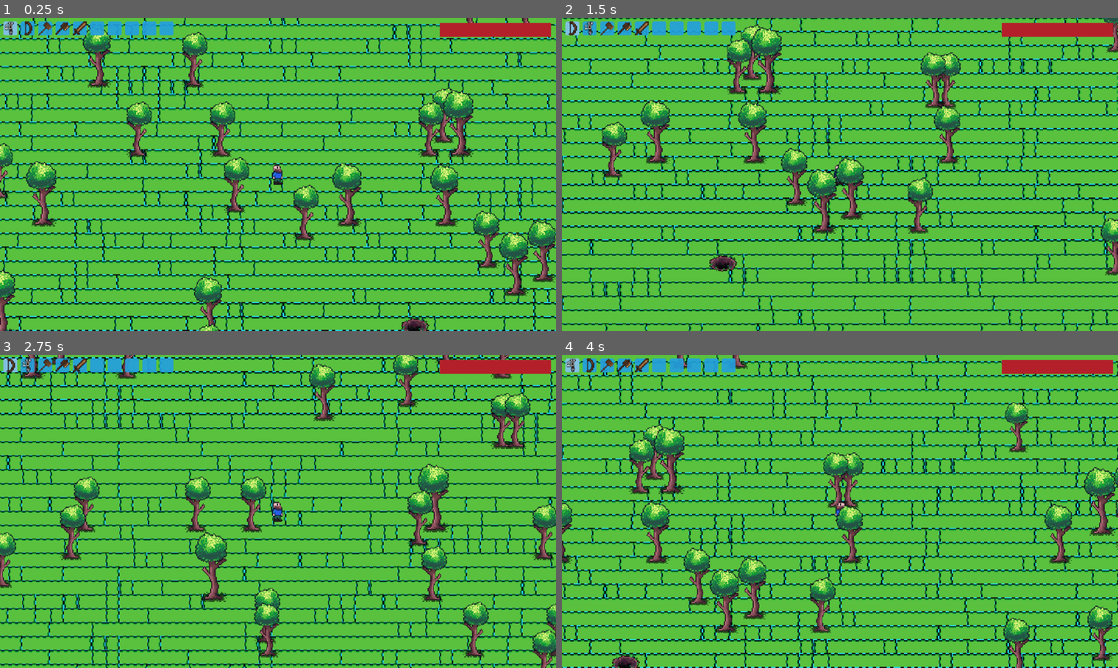
Above: before the commit, frames 1-4 (two rows, left to right).
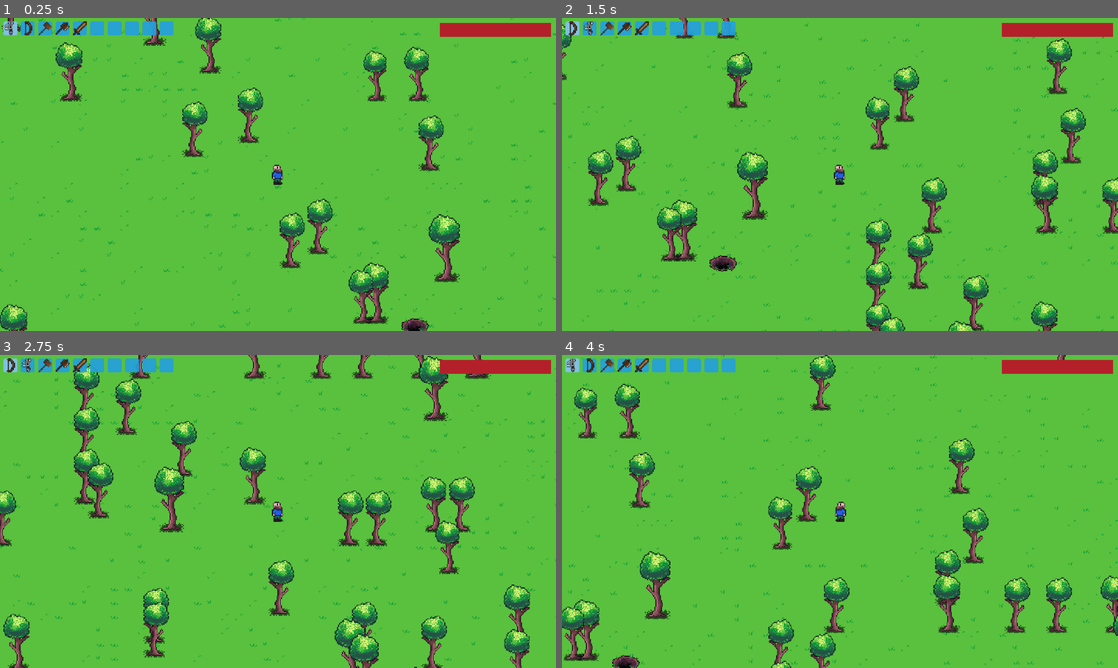
Above: after the commit, the same moments.

Repository: spsJakubSzydlowski/Evergrint
Game: Godot game, scene res://scenes/main.tscn
Same seed, same stepped clock (60 frames per second), same inputs: the game is played once before the commit and once after it.
Inputs (mouse positions are in pixels of both pictures, inside the frame that each line leads up to):
- Up to frame 1 (0.25 s): no input
- Up to frame 2 (1.5 s): tap Enter at 0.5 s; move the mouse to (573, 27) at 0.52 s; hold Right 0.53-1.28 s; tap A (a) at 0.6 s; click (573, 27) at 0.67 s; tap D (d) at 0.8, 1.35 s; move the mouse to (589, 27) at 1.27 s; hold Down from 1.28 s (still down); click (589, 27) at 1.42 s
- Up to frame 3 (2.75 s): tap S (s) at 1.55, 2.1 s; move the mouse to (11, 364) at 2.02 s; release Down at 2.03 s; hold Right from 2.03 s (still down); click (11, 364) at 2.17 s; tap W (w) at 2.3 s
- Up to frame 4 (4 s): move the mouse to (589, 364) at 2.77 s; release Right at 2.78 s; hold Up 2.78-3.53 s; tap W (w) at 2.85 s; click (589, 364) at 2.92 s; tap A (a) at 3.05, 3.6 s; move the mouse to (573, 364) at 3.52 s; hold Left from 3.53 s (still down); click (573, 364) at 3.67 s; tap D (d) at 3.8 s

The runs differ from the first frame. In frame 1, 34% of the frame differs, in the area x 0-100%, y 0-100%; in frame 2, 32%; in frame 3, 35%; in frame 4, 35%.

Commit message:
Update layer.tres

Diff:
--- a/scenes/layer.tres
+++ b/scenes/layer.tres
@@ -13,283 +13,448 @@
 0:0/0/terrains_peering_bit/bottom_right_corner = 0
 0:0/0/terrains_peering_bit/bottom_side = 0
 0:0/0/terrains_peering_bit/bottom_left_corner = 0
-0:0/0/terrains_peering_bit/left_side = 0
 0:0/0/terrains_peering_bit/top_left_corner = 0
-0:0/0/terrains_peering_bit/top_side = 0
 0:0/0/terrains_peering_bit/top_right_corner = 0
-0:0/0/custom_data_0 = true
-0:0/0/custom_data_1 = true
 1:0/0 = 0
 1:0/0/terrain_set = 0
 1:0/0/terrain = 0
-1:0/0/probability = 10.0
 1:0/0/terrains_peering_bit/right_side = 0
 1:0/0/terrains_peering_bit/bottom_right_corner = 0
 1:0/0/terrains_peering_bit/bottom_side = 0
 1:0/0/terrains_peering_bit/bottom_left_corner = 0
 1:0/0/terrains_peering_bit/left_side = 0
 1:0/0/terrains_peering_bit/top_left_corner = 0
-1:0/0/terrains_peering_bit/top_side = 0
 1:0/0/terrains_peering_bit/top_right_corner = 0
-1:0/0/custom_data_0 = true
-1:0/0/custom_data_1 = true
 2:0/0 = 0
 2:0/0/terrain_set = 0
 2:0/0/terrain = 0
-2:0/0/terrains_peering_bit/right_side = 0
 2:0/0/terrains_peering_bit/bottom_right_corner = 0
 2:0/0/terrains_peering_bit/bottom_side = 0
 2:0/0/terrains_peering_bit/bottom_left_corner = 0
 2:0/0/terrains_peering_bit/left_side = 0
 2:0/0/terrains_peering_bit/top_left_corner = 0
-2:0/0/terrains_peering_bit/top_side = 0
 2:0/0/terrains_peering_bit/top_right_corner = 0
-2:0/0/custom_data_0 = true
-2:0/0/custom_data_1 = true
 3:0/0 = 0
 3:0/0/terrain_set = 0
 3:0/0/terrain = 0
-3:0/0/terrains_peering_bit/right_side = 0
 3:0/0/terrains_peering_bit/bottom_right_corner = 0
 3:0/0/terrains_peering_bit/bottom_side = 0
 3:0/0/terrains_peering_bit/bottom_left_corner = 0
-3:0/0/terrains_peering_bit/left_side = 0
 3:0/0/terrains_peering_bit/top_left_corner = 0
-3:0/0/terrains_peering_bit/top_side = 0
 3:0/0/terrains_peering_bit/top_right_corner = 0
-3:0/0/custom_data_0 = true
-3:0/0/custom_data_1 = true
 4:0/0 = 0
+4:0/0/terrain_set = 0
+4:0/0/terrain = 0
+4:0/0/terrains_peering_bit/right_side = 0
+4:0/0/terrains_peering_bit/bottom_right_corner = 0
+4:0/0/terrains_peering_bit/bottom_left_corner = 0
+4:0/0/terrains_peering_bit/top_left_corner = 0
+4:0/0/terrains_peering_bit/top_right_corner = 0
 5:0/0 = 0
+5:0/0/terrain_set = 0
+5:0/0/terrain = 0
+5:0/0/terrains_peering_bit/right_side = 0
+5:0/0/terrains_peering_bit/bottom_right_corner = 0
+5:0/0/terrains_peering_bit/bottom_left_corner = 0
+5:0/0/terrains_peering_bit/left_side = 0
+5:0/0/terrains_peering_bit/top_left_corner = 0
+5:0/0/terrains_peering_bit/top_right_corner = 0
 0:1/0 = 0
+0:1/0/terrain_set = 0
+0:1/0/terrain = 0
+0:1/0/terrains_peering_bit/right_side = 0
+0:1/0/terrains_peering_bit/bottom_right_corner = 0
+0:1/0/terrains_peering_bit/bottom_side = 0
+0:1/0/terrains_peering_bit/bottom_left_corner = 0
+0:1/0/terrains_peering_bit/top_left_corner = 0
+0:1/0/terrains_peering_bit/top_side = 0
+0:1/0/terrains_peering_bit/top_right_corner = 0
 1:1/0 = 0
+1:1/0/terrain_set = 0
+1:1/0/terrain = 0
+1:1/0/terrains_peering_bit/bottom_right_corner = 0
+1:1/0/terrains_peering_bit/bottom_left_corner = 0
+1:1/0/terrains_peering_bit/top_left_corner = 0
+1:1/0/terrains_peering_bit/top_right_corner = 0
 2:1/0 = 0
+2:1/0/terrain_set = 0
+2:1/0/terrain = 0
+2:1/0/terrains_peering_bit/bottom_right_corner = 0
+2:1/0/terrains_peering_bit/bottom_side = 0
+2:1/0/terrains_peering_bit/bottom_left_corner = 0
+2:1/0/terrains_peering_bit/left_side = 0
+2:1/0/terrains_peering_bit/top_left_corner = 0
+2:1/0/terrains_peering_bit/top_side = 0
+2:1/0/terrains_peering_bit/top_right_corner = 0
 3:1/0 = 0
+3:1/0/terrain_set = 0
+3:1/0/terrain = 0
+3:1/0/terrains_peering_bit/bottom_right_corner = 0
+3:1/0/terrains_peering_bit/bottom_side = 0
+3:1/0/terrains_peering_bit/bottom_left_corner = 0
+3:1/0/terrains_peering_bit/top_left_corner = 0
+3:1/0/terrains_peering_bit/top_side = 0
+3:1/0/terrains_peering_bit/top_right_corner = 0
 4:1/0 = 0
+4:1/0/terrain_set = 0
+4:1/0/terrain = 0
+4:1/0/terrains_peering_bit/right_side = 0
+4:1/0/terrains_peering_bit/bottom_right_corner = 0
+4:1/0/terrains_peering_bit/bottom_side = 0
+4:1/0/terrains_peering_bit/bottom_left_corner = 0
+4:1/0/terrains_peering_bit/left_side = 0
+4:1/0/terrains_peering_bit/top_left_corner = 0
+4:1/0/terrains_peering_bit/top_side = 0
+4:1/0/terrains_peering_bit/top_right_corner = 0
 5:1/0 = 0
+5:1/0/terrain_set = 0
+5:1/0/terrain = 0
+5:1/0/probability = 10.0
+5:1/0/terrains_peering_bit/right_side = 0
+5:1/0/terrains_peering_bit/bottom_right_corner = 0
+5:1/0/terrains_peering_bit/bottom_side = 0
+5:1/0/terrains_peering_bit/bottom_left_corner = 0
+5:1/0/terrains_peering_bit/left_side = 0
+5:1/0/terrains_peering_bit/top_left_corner = 0
+5:1/0/terrains_peering_bit/top_side = 0
+5:1/0/terrains_peering_bit/top_right_corner = 0
 0:2/0 = 0
+0:2/0/terrain_set = 0
+0:2/0/terrain = 0
+0:2/0/terrains_peering_bit/right_side = 0
+0:2/0/terrains_peering_bit/bottom_right_corner = 0
+0:2/0/terrains_peering_bit/bottom_left_corner = 0
+0:2/0/terrains_peering_bit/top_left_corner = 0
+0:2/0/terrains_peering_bit/top_side = 0
+0:2/0/terrains_peering_bit/top_right_corner = 0
 1:2/0 = 0
 1:2/0/terrain_set = 0
 1:2/0/terrain = 0
 1:2/0/terrains_peering_bit/right_side = 0
 1:2/0/terrains_peering_bit/bottom_right_corner = 0
-1:2/0/terrains_peering_bit/bottom_side = 0
 1:2/0/terrains_peering_bit/bottom_left_corner = 0
+1:2/0/terrains_peering_bit/left_side = 0
 1:2/0/terrains_peering_bit/top_left_corner = 0
+1:2/0/terrains_peering_bit/top_side = 0
 1:2/0/terrains_peering_bit/top_right_corner = 0
-1:2/0/custom_data_0 = true
-1:2/0/custom_data_1 = true
 2:2/0 = 0
 2:2/0/terrain_set = 0
 2:2/0/terrain = 0
-2:2/0/terrains_peering_bit/right_side = 0
 2:2/0/terrains_peering_bit/bottom_right_corner = 0
-2:2/0/terrains_peering_bit/bottom_side = 0
 2:2/0/terrains_peering_bit/bottom_left_corner = 0
 2:2/0/terrains_peering_bit/left_side = 0
 2:2/0/terrains_peering_bit/top_left_corner = 0
+2:2/0/terrains_peering_bit/top_side = 0
 2:2/0/terrains_peering_bit/top_right_corner = 0
-2:2/0/custom_data_0 = true
-2:2/0/custom_data_1 = true
 3:2/0 = 0
 3:2/0/terrain_set = 0
 3:2/0/terrain = 0
 3:2/0/terrains_peering_bit/bottom_right_corner = 0
-3:2/0/terrains_peering_bit/bottom_side = 0
 3:2/0/terrains_peering_bit/bottom_left_corner = 0
-3:2/0/terrains_peering_bit/left_side = 0
 3:2/0/terrains_peering_bit/top_left_corner = 0
+3:2/0/terrains_peering_bit/top_side = 0
 3:2/0/terrains_peering_bit/top_right_corner = 0
-3:2/0/custom_data_0 = true
-3:2/0/custom_data_1 = true
 4:2/0 = 0
 4:2/0/terrain_set = 0
 4:2/0/terrain = 0
 4:2/0/terrains_peering_bit/right_side = 0
 4:2/0/terrains_peering_bit/bottom_right_corner = 0
+4:2/0/terrains_peering_bit/bottom_side = 0
 4:2/0/terrains_peering_bit/bottom_left_corner = 0
+4:2/0/terrains_peering_bit/left_side = 0
 4:2/0/terrains_peering_bit/top_left_corner = 0
 4:2/0/terrains_peering_bit/top_side = 0
 4:2/0/terrains_peering_bit/top_right_corner = 0
-4:2/0/custom_data_0 = true
-4:2/0/custom_data_1 = true
 5:2/0 = 0
 5:2/0/terrain_set = 0
-5:2/0/terrain = 0
-5:2/0/terrains_peering_bit/right_side = 0
-5:2/0/terrains_peering_bit/bottom_right_corner = 0
-5:2/0/terrains_peering_bit/bottom_left_corner = 0
-5:2/0/terrains_peering_bit/left_side = 0
-5:2/0/terrains_peering_bit/top_left_corner = 0
-5:2/0/terrains_peering_bit/top_side = 0
-5:2/0/terrains_peering_bit/top_right_corner = 0
+5:2/0/terrain = 2
+5:2/0/probability = 10.0
+5:2/0/terrains_peering_bit/right_side = 2
+5:2/0/terrains_peering_bit/bottom_right_corner = 2
+5:2/0/terrains_peering_bit/bottom_side = 2
+5:2/0/terrains_peering_bit/bottom_left_corner = 2
+5:2/0/terrains_peering_bit/left_side = 2
+5:2/0/terrains_peering_bit/top_left_corner = 2
+5:2/0/terrains_peering_bit/top_side = 2
+5:2/0/terrains_peering_bit/top_right_corner = 2
 5:2/0/custom_data_0 = true
-5:2/0/custom_data_1 = true
 6:2/0 = 0
 6:2/0/terrain_set = 0
-6:2/0/terrain = 0
-6:2/0/terrains_peering_bit/bottom_right_corner = 0
-6:2/0/terrains_peering_bit/bottom_left_corner = 0
-6:2/0/terrains_peering_bit/left_side = 0
-6:2/0/terrains_peering_bit/top_left_corner = 0
-6:2/0/terrains_peering_bit/top_side = 0
-6:2/0/terrains_peering_bit/top_right_corner = 0
+6:2/0/terrain = 2
+6:2/0/terrains_peering_bit/right_side = 2
+6:2/0/terrains_peering_bit/bottom_right_corner = 2
+6:2/0/terrains_peering_bit/bottom_side = 2
+6:2/0/terrains_peering_bit/bottom_left_corner = 2
+6:2/0/terrains_peering_bit/left_side = 2
+6:2/0/terrains_peering_bit/top_left_corner = 2
+6:2/0/terrains_peering_bit/top_side = 2
+6:2/0/terrains_peering_bit/top_right_corner = 2
 6:2/0/custom_data_0 = true
-6:2/0/custom_data_1 = true
 1:3/0 = 0
 1:3/0/terrain_set = 0
-1:3/0/terrain = 0
-1:3/0/terrains_peering_bit/right_side = 0
-1:3/0/terrains_peering_bit/bottom_right_corner = 0
-1:3/0/terrains_peering_bit/bottom_side = 0
-1:3/0/terrains_peering_bit/bottom_left_corner = 0
-1:3/0/terrains_peering_bit/top_left_corner = 0
-1:3/0/terrains_peering_bit/top_side = 0
-1:3/0/terrains_peering_bit/top_right_corner = 0
-1:3/0/custom_data_0 = true
-1:3/0/custom_data_1 = true
+1:3/0/terrain = 1
+1:3/0/terrains_peering_bit/right_side = 1
+1:3/0/terrains_peering_bit/bottom_right_corner = 1
+1:3/0/terrains_peering_bit/bottom_side = 1
+1:3/0/terrains_peering_bit/bottom_left_corner = 1
+1:3/0/terrains_peering_bit/left_side = 1
+1:3/0/terrains_peering_bit/top_left_corner = 1
+1:3/0/terrains_peering_bit/top_right_corner = 1
 2:3/0 = 0
 2:3/0/terrain_set = 0
-2:3/0/terrain = 0
-2:3/0/terrains_peering_bit/bottom_right_corner = 0
-2:3/0/terrains_peering_bit/bottom_left_corner = 0
-2:3/0/terrains_peering_bit/top_left_corner = 0
-2:3/0/terrains_peering_bit/top_right_corner = 0
-2:3/0/custom_data_0 = true
-2:3/0/custom_data_1 = true
+2:3/0/terrain = 1
+2:3/0/terrains_peering_bit/bottom_right_corner = 1
+2:3/0/terrains_peering_bit/bottom_side = 1
+2:3/0/terrains_peering_bit/bottom_left_corner = 1
+2:3/0/terrains_peering_bit/left_side = 1
+2:3/0/terrains_peering_bit/top_left_corner = 1
+2:3/0/terrains_peering_bit/top_right_corner = 1
 3:3/0 = 0
 3:3/0/terrain_set = 0
-3:3/0/terrain = 0
-3:3/0/terrains_peering_bit/bottom_right_corner = 0
-3:3/0/terrains_peering_bit/bottom_side = 0
-3:3/0/terrains_peering_bit/bottom_left_corner = 0
-3:3/0/terrains_peering_bit/left_side = 0
-3:3/0/terrains_peering_bit/top_left_corner = 0
-3:3/0/terrains_peering_bit/top_side = 0
-3:3/0/terrains_peering_bit/top_right_corner = 0
-3:3/0/custom_data_0 = true
-3:3/0/custom_data_1 = true
+3:3/0/terrain = 1
+3:3/0/terrains_peering_bit/bottom_right_corner = 1
+3:3/0/terrains_peering_bit/bottom_side = 1
+3:3/0/terrains_peering_bit/bottom_left_corner = 1
+3:3/0/terrains_peering_bit/top_left_corner = 1
+3:3/0/terrains_peering_bit/top_right_corner = 1
 4:3/0 = 0
 4:3/0/terrain_set = 0
-4:3/0/terrain = 0
-4:3/0/terrains_peering_bit/bottom_right_corner = 0
-4:3/0/terrains_peering_bit/bottom_side = 0
-4:3/0/terrains_peering_bit/bottom_left_corner = 0
-4:3/0/terrains_peering_bit/top_left_corner = 0
-4:3/0/terrains_peering_bit/top_right_corner = 0
-4:3/0/custom_data_0 = true
-4:3/0/custom_data_1 = true
+4:3/0/terrain = 1
+4:3/0/terrains_peering_bit/right_side = 1
+4:3/0/terrains_peering_bit/bottom_right_corner = 1
+4:3/0/terrains_peering_bit/bottom_left_corner = 1
+4:3/0/terrains_peering_bit/top_left_corner = 1
+4:3/0/terrains_peering_bit/top_right_corner = 1
 5:3/0 = 0
 5:3/0/terrain_set = 0
-5:3/0/terrain = 0
-5:3/0/terrains_peering_bit/right_side = 0
-5:3/0/terrains_peering_bit/bottom_right_corner = 0
-5:3/0/terrains_peering_bit/bottom_left_corner = 0
-5:3/0/terrains_peering_bit/left_side = 0
-5:3/0/terrains_peering_bit/top_left_corner = 0
-5:3/0/terrains_peering_bit/top_right_corner = 0
-5:3/0/custom_data_0 = true
-5:3/0/custom_data_1 = true
+5:3/0/terrain = 1
+5:3/0/terrains_peering_bit/right_side = 1
+5:3/0/terrains_peering_bit/bottom_right_corner = 1
+5:3/0/terrains_peering_bit/bottom_left_corner = 1
+5:3/0/terrains_peering_bit/left_side = 1
+5:3/0/terrains_peering_bit/top_left_corner = 1
+5:3/0/terrains_peering_bit/top_right_corner = 1
 6:3/0 = 0
 6:3/0/terrain_set = 0
-6:3/0/terrain = 0
-6:3/0/terrains_peering_bit/bottom_right_corner = 0
-6:3/0/terrains_peering_bit/bottom_left_corner = 0
-6:3/0/terrains_peering_bit/left_side = 0
-6:3/0/terrains_peering_bit/top_left_corner = 0
-6:3/0/terrains_peering_bit/top_right_corner = 0
-6:3/0/custom_data_0 = true
-6:3/0/custom_data_1 = true
+6:3/0/terrain = 1
+6:3/0/terrains_peering_bit/bottom_right_corner = 1
+6:3/0/terrains_peering_bit/bottom_left_corner = 1
+6:3/0/terrains_peering_bit/left_side = 1
+6:3/0/terrains_peering_bit/top_left_corner = 1
+6:3/0/terrains_peering_bit/top_right_corner = 1
 1:4/0 = 0
 1:4/0/terrain_set = 0
-1:4/0/terrain = 0
-1:4/0/terrains_peering_bit/right_side = 0
-1:4/0/terrains_peering_bit/bottom_right_corner = 0
-1:4/0/terrains_peering_bit/bottom_left_corner = 0
-1:4/0/terrains_peering_bit/top_left_corner = 0
-1:4/0/terrains_peering_bit/top_side = 0
-1:4/0/terrains_peering_bit/top_right_corner = 0
-1:4/0/custom_data_0 = true
-1:4/0/custom_data_1 = true
+1:4/0/terrain = 1
+1:4/0/terrains_peering_bit/bottom_right_corner = 1
+1:4/0/terrains_peering_bit/bottom_left_corner = 1
+1:4/0/terrains_peering_bit/top_left_corner = 1
+1:4/0/terrains_peering_bit/top_right_corner = 1
 2:4/0 = 0
 2:4/0/terrain_set = 0
-2:4/0/terrain = 0
-2:4/0/terrains_peering_bit/right_side = 0
-2:4/0/terrains_peering_bit/bottom_right_corner = 0
-2:4/0/terrains_peering_bit/bottom_left_corner = 0
-2:4/0/terrains_peering_bit/left_side = 0
-2:4/0/terrains_peering_bit/top_left_corner = 0
-2:4/0/terrains_peering_bit/top_side = 0
-2:4/0/terrains_peering_bit/top_right_corner = 0
-2:4/0/custom_data_0 = true
-2:4/0/custom_data_1 = true
+2:4/0/terrain = 1
+2:4/0/terrains_peering_bit/bottom_right_corner = 1
+2:4/0/terrains_peering_bit/bottom_side = 1
+2:4/0/terrains_peering_bit/bottom_left_corner = 1
+2:4/0/terrains_peering_bit/left_side = 1
+2:4/0/terrains_peering_bit/top_left_corner = 1
+2:4/0/terrains_peering_bit/top_side = 1
+2:4/0/terrains_peering_bit/top_right_corner = 1
 3:4/0 = 0
 3:4/0/terrain_set = 0
-3:4/0/terrain = 0
-3:4/0/terrains_peering_bit/bottom_right_corner = 0
-3:4/0/terrains_peering_bit/bottom_left_corner = 0
-3:4/0/terrains_peering_bit/left_side = 0
-3:4/0/terrains_peering_bit/top_left_corner = 0
-3:4/0/terrains_peering_bit/top_side = 0
-3:4/0/terrains_peering_bit/top_right_corner = 0
-3:4/0/custom_data_0 = true
-3:4/0/custom_data_1 = true
+3:4/0/terrain = 1
+3:4/0/terrains_peering_bit/bottom_right_corner = 1
+3:4/0/terrains_peering_bit/bottom_side = 1
+3:4/0/terrains_peering_bit/bottom_left_corner = 1
+3:4/0/terrains_peering_bit/top_left_corner = 1
+3:4/0/terrains_peering_bit/top_side = 1
+3:4/0/terrains_peering_bit/top_right_corner = 1
 4:4/0 = 0
 4:4/0/terrain_set = 0
-4:4/0/terrain = 0
-4:4/0/terrains_peering_bit/bottom_right_corner = 0
-4:4/0/terrains_peering_bit/bottom_side = 0
-4:4/0/terrains_peering_bit/bottom_left_corner = 0
-4:4/0/terrains_peering_bit/top_left_corner = 0
-4:4/0/terrains_peering_bit/top_side = 0
-4:4/0/terrains_peering_bit/top_right_corner = 0
+4:4/0/terrain = 3
+4:4/0/terrains_peering_bit/right_side = 3
+4:4/0/terrains_peering_bit/bottom_right_corner = 3
+4:4/0/terrains_peering_bit/bottom_side = 3
+4:4/0/terrains_peering_bit/bottom_left_corner = 3
+4:4/0/terrains_peering_bit/left_side = 3
+4:4/0/terrains_peering_bit/top_left_corner = 3
+4:4/0/terrains_peering_bit/top_side = 3
+4:4/0/terrains_peering_bit/top_right_corner = 3
 4:4/0/custom_data_0 = true
-4:4/0/custom_data_1 = true
 5:4/0 = 0
 5:4/0/terrain_set = 0
-5:4/0/terrain = 0
-5:4/0/terrains_peering_bit/right_side = 0
-5:4/0/terrains_peering_bit/bottom_right_corner = 0
-5:4/0/terrains_peering_bit/bottom_left_corner = 0
-5:4/0/terrains_peering_bit/top_left_corner = 0
-5:4/0/terrains_peering_bit/top_right_corner = 0
+5:4/0/terrain = 3
+5:4/0/probability = 10.0
+5:4/0/terrains_peering_bit/right_side = 3
+5:4/0/terrains_peering_bit/bottom_right_corner = 3
+5:4/0/terrains_peering_bit/bottom_side = 3
+5:4/0/terrains_peering_bit/bottom_left_corner = 3
+5:4/0/terrains_peering_bit/left_side = 3
+5:4/0/terrains_peering_bit/top_left_corner = 3
+5:4/0/terrains_peering_bit/top_side = 3
+5:4/0/terrains_peering_bit/top_right_corner = 3
 5:4/0/custom_data_0 = true
-5:4/0/custom_data_1 = true
 4:5/0 = 0
 4:5/0/terrain_set = 0
-4:5/0/terrain = 0
-4:5/0/terrains_peering_bit/bottom_right_corner = 0
-4:5/0/terrains_peering_bit/bottom_left_corner = 0
-4:5/0/terrains_peering_bit/top_left_corner = 0
-4:5/0/terrains_peering_bit/top_side = 0
-4:5/0/terrains_peering_bit/top_right_corner = 0
+4:5/0/terrain = 3
+4:5/0/terrains_peering_bit/right_side = 3
+4:5/0/terrains_peering_bit/bottom_right_corner = 3
+4:5/0/terrains_peering_bit/bottom_side = 3
+4:5/0/terrains_peering_bit/bottom_left_corner = 3
+4:5/0/terrains_peering_bit/left_side = 3
+4:5/0/terrains_peering_bit/top_left_corner = 3
+4:5/0/terrains_peering_bit/top_side = 3
+4:5/0/terrains_peering_bit/top_right_corner = 3
 4:5/0/custom_data_0 = true
-4:5/0/custom_data_1 = true
+0:3/0 = 0
+0:3/0/terrain_set = 0
+0:3/0/terrain = 1
+0:3/0/terrains_peering_bit/right_side = 1
+0:3/0/terrains_peering_bit/bottom_right_corner = 1
+0:3/0/terrains_peering_bit/bottom_side = 1
+0:3/0/terrains_peering_bit/bottom_left_corner = 1
+0:3/0/terrains_peering_bit/top_left_corner = 1
+0:3/0/terrains_peering_bit/top_right_corner = 1
+0:4/0 = 0
+0:4/0/terrain_set = 0
+0:4/0/terrain = 1
+0:4/0/terrains_peering_bit/right_side = 1
+0:4/0/terrains_peering_bit/bottom_right_corner = 1
+0:4/0/terrains_peering_bit/bottom_side = 1
+0:4/0/terrains_peering_bit/bottom_left_corner = 1
+0:4/0/terrains_peering_bit/top_left_corner = 1
+0:4/0/terrains_peering_bit/top_side = 1
+0:4/0/terrains_peering_bit/top_right_corner = 1
+0:5/0 = 0
+0:5/0/terrain_set = 0
+0:5/0/terrain = 1
+0:5/0/terrains_peering_bit/right_side = 1
+0:5/0/terrains_peering_bit/bottom_right_corner = 1
+0:5/0/terrains_peering_bit/bottom_left_corner = 1
+0:5/0/terrains_peering_bit/top_left_corner = 1
+0:5/0/terrains_peering_bit/top_side = 1
+0:5/0/terrains_peering_bit/top_right_corner = 1
+1:5/0 = 0
+1:5/0/terrain_set = 0
+1:5/0/terrain = 1
+1:5/0/terrains_peering_bit/right_side = 1
+1:5/0/terrains_peering_bit/bottom_right_corner = 1
+1:5/0/terrains_peering_bit/bottom_left_corner = 1
+1:5/0/terrains_peering_bit/left_side = 1
+1:5/0/terrains_peering_bit/top_left_corner = 1
+1:5/0/terrains_peering_bit/top_side = 1
+1:5/0/terrains_peering_bit/top_right_corner = 1
+2:5/0 = 0
+2:5/0/terrain_set = 0
+2:5/0/terrain = 1
+2:5/0/terrains_peering_bit/bottom_right_corner = 1
+2:5/0/terrains_peering_bit/bottom_left_corner = 1
+2:5/0/terrains_peering_bit/left_side = 1
+2:5/0/terrains_peering_bit/top_left_corner = 1
+2:5/0/terrains_peering_bit/top_side = 1
+2:5/0/terrains_peering_bit/top_right_corner = 1
+3:5/0 = 0
+3:5/0/terrain_set = 0
+3:5/0/terrain = 1
+3:5/0/terrains_peering_bit/bottom_right_corner = 1
+3:5/0/terrains_peering_bit/bottom_left_corner = 1
+3:5/0/terrains_peering_bit/top_left_corner = 1
+3:5/0/terrains_peering_bit/top_side = 1
+3:5/0/terrains_peering_bit/top_right_corner = 1
+6:4/0 = 0
+6:4/0/terrain_set = 0
+6:4/0/terrain = 3
+6:4/0/terrains_peering_bit/right_side = 3
+6:4/0/terrains_peering_bit/bottom_right_corner = 3
+6:4/0/terrains_peering_bit/bottom_side = 3
+6:4/0/terrains_peering_bit/bottom_left_corner = 3
+6:4/0/terrains_peering_bit/left_side = 3
+6:4/0/terrains_peering_bit/top_left_corner = 3
+6:4/0/terrains_peering_bit/top_side = 3
+6:4/0/terrains_peering_bit/top_right_corner = 3
+6:4/0/custom_data_0 = true
+7:2/0 = 0
+7:2/0/terrain_set = 0
+7:2/0/terrain = 2
+7:2/0/terrains_peering_bit/right_side = 2
+7:2/0/terrains_peering_bit/bottom_right_corner = 2
+7:2/0/terrains_peering_bit/bottom_side = 2
+7:2/0/terrains_peering_bit/bottom_left_corner = 2
+7:2/0/terrains_peering_bit/left_side = 2
+7:2/0/terrains_peering_bit/top_left_corner = 2
+7:2/0/terrains_peering_bit/top_side = 2
+7:2/0/terrains_peering_bit/top_right_corner = 2
+7:2/0/custom_data_0 = true
+6:1/0 = 0
+6:1/0/terrain_set = 0
+6:1/0/terrain = 0
+6:1/0/terrains_peering_bit/right_side = 0
+6:1/0/terrains_peering_bit/bottom_right_corner = 0
+6:1/0/terrains_peering_bit/bottom_side = 0
+6:1/0/terrains_peering_bit/bottom_left_corner = 0
+6:1/0/terrains_peering_bit/left_side = 0
+6:1/0/terrains_peering_bit/top_left_corner = 0
+6:1/0/terrains_peering_bit/top_side = 0
+6:1/0/terrains_peering_bit/top_right_corner = 0
+6:0/0 = 0
+6:0/0/terrain_set = 0
+6:0/0/terrain = 0
+6:0/0/terrains_peering_bit/bottom_right_corner = 0
+6:0/0/terrains_peering_bit/bottom_left_corner = 0
+6:0/0/terrains_peering_bit/left_side = 0
+6:0/0/terrains_peering_bit/top_left_corner = 0
+6:0/0/terrains_peering_bit/top_right_corner = 0
+5:5/0 = 0
+5:5/0/terrain_set = 0
+5:5/0/terrain = 1
+5:5/0/probability = 10.0
+5:5/0/terrains_peering_bit/right_side = 1
+5:5/0/terrains_peering_bit/bottom_right_corner = 1
+5:5/0/terrains_peering_bit/bottom_side = 1
+5:5/0/terrains_peering_bit/bottom_left_corner = 1
+5:5/0/terrains_peering_bit/left_side = 1
+5:5/0/terrains_peering_bit/top_left_corner = 1
+5:5/0/terrains_peering_bit/top_side = 1
+5:5/0/terrains_peering_bit/top_right_corner = 1
+6:5/0 = 0
+6:5/0/terrain_set = 0
+6:5/0/terrain = 1
+6:5/0/terrains_peering_bit/right_side = 1
+6:5/0/terrains_peering_bit/bottom_right_corner = 1
+6:5/0/terrains_peering_bit/bottom_side = 1
+6:5/0/terrains_peering_bit/bottom_left_corner = 1
+6:5/0/terrains_peering_bit/left_side = 1
+6:5/0/terrains_peering_bit/top_left_corner = 1
+6:5/0/terrains_peering_bit/top_side = 1
+6:5/0/terrains_peering_bit/top_right_corner = 1
 
 [sub_resource type="TileSetAtlasSource" id="TileSetAtlasSource_o6xl0"]
 texture = ExtResource("2_wvwsc")
 0:0/size_in_atlas = Vector2i(2, 2)
 0:0/0 = 0
 0:0/0/custom_data_0 = true
-0:0/0/custom_data_2 = true
+0:0/0/custom_data_1 = true
 
 [sub_resource type="TileSetAtlasSource" id="TileSetAtlasSource_0fmy3"]
 texture = ExtResource("3_eoim6")
 0:0/size_in_atlas = Vector2i(1, 4)
 0:0/0 = 0
 0:0/0/y_sort_origin = 30
-0:0/0/custom_data_2 = true
+0:0/0/custom_data_1 = true
 
 [resource]
 terrain_set_0/mode = 0
 terrain_set_0/terrain_0/name = "Grass"
 terrain_set_0/terrain_0/color = Color(0.6117647, 0.011764706, 0.2627451, 1)
-custom_data_layer_0/name = "can_spawn"
+terrain_set_0/terrain_1/name = "Stone"
+terrain_set_0/terrain_1/color = Color(0.375, 0.5, 0.25, 1)
+terrain_set_0/terrain_2/name = "Water"
+terrain_set_0/terrain_2/color = Color(0.5, 0.4375, 0.25, 1)
+terrain_set_0/terrain_3/name = "Lava"
+terrain_set_0/terrain_3/color = Color(0.46875, 0.5, 0.25, 1)
+custom_data_layer_0/name = "water"
 custom_data_layer_0/type = 1
-custom_data_layer_1/name = "trees"
+custom_data_layer_1/name = "is_sinkhole"
 custom_data_layer_1/type = 1
-custom_data_layer_2/name = "is_sinkhole"
-custom_data_layer_2/type = 1
 sources/0 = SubResource("TileSetAtlasSource_tefeu")
 sources/1 = SubResource("TileSetAtlasSource_o6xl0")
 sources/2 = SubResource("TileSetAtlasSource_0fmy3")
